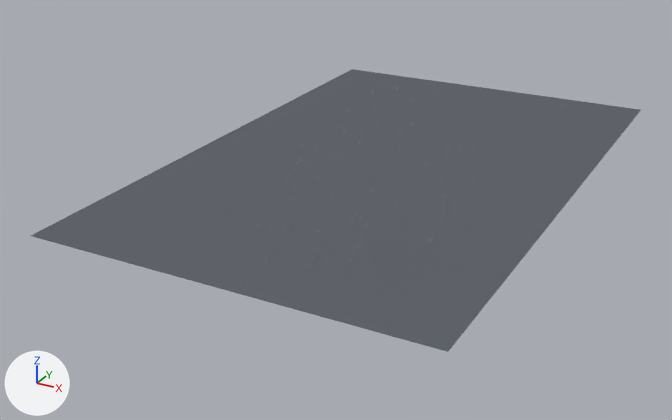
An edit to the Blender file AC-AutoX/content/tracks/sonoma_autocross/sonoma_autocross.blend, drawn before and after from the same camera.
Camera for both pictures: a 50 mm camera at (185.0, -344.0, 149.0) aimed at (0.0, -8.0, -19.0). The lights are fixed; the arrows at lower left show +X, +Y and +Z. The first picture is the older version.

Names of what the first picture shows: '1ROAD_paddock'.
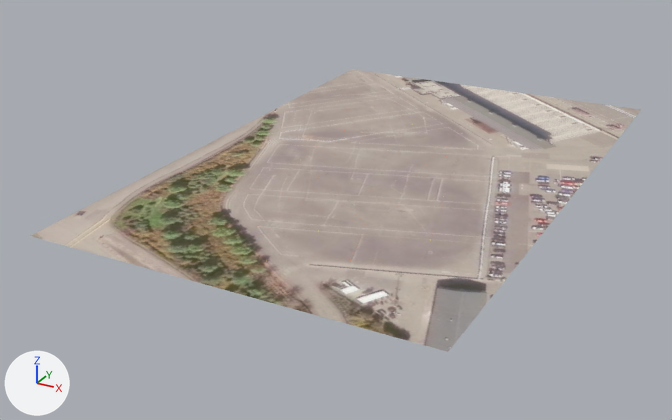
What differs and where, as boxes (x1, y1, x2, y2) in the pictures (672 x 420 px):
'1ROAD_paddock', surface changed (dark grey to grey): (31, 69, 641, 352) in both

The change, as a list of edits to the scene's bpy script:
```text
Add img_sonoma_paddock_z19_jpg_001:
    img_sonoma_paddock_z19_jpg_001 = load_image('sonoma_paddock_z19.jpg.001', 'sonoma_paddock_z19.jpg', 1536, 1792, 'sRGB')
Change mat_mat_asphalt_paddock:
    remove mat_mat_asphalt_paddock.base_color = (0.12, 0.13, 0.15)  # dark grey #61656c
    add mat_mat_asphalt_paddock.texture = img_sonoma_paddock_z19_jpg_001
    mat_mat_asphalt_paddock.roughness: 0.88 -> 0.85
Change me_1road_paddock:
    where me_1road_paddock.from_pydata(...)  # 1855 vertices, 3536 faces; spans x -70.0..100.0, y -2.0..2.0, z -140.0..120.0
    used by ob_1road_paddock; location = (0.0, 0.0, 0.0); rotation_euler = (1.571, 0.0, 0.0), in degrees (90, 0, 0)
    me_1road_paddock part 1: texture (UV) coordinates of 3536 of 3536 faces, centred in x -68.0..98.0, y -2.0..2.0, z -138.0..118.0, changed; they spanned u 0.0..17.0, v 0.0..26.0 and now span u 0.44..0.92, v 0.25..0.87
```
